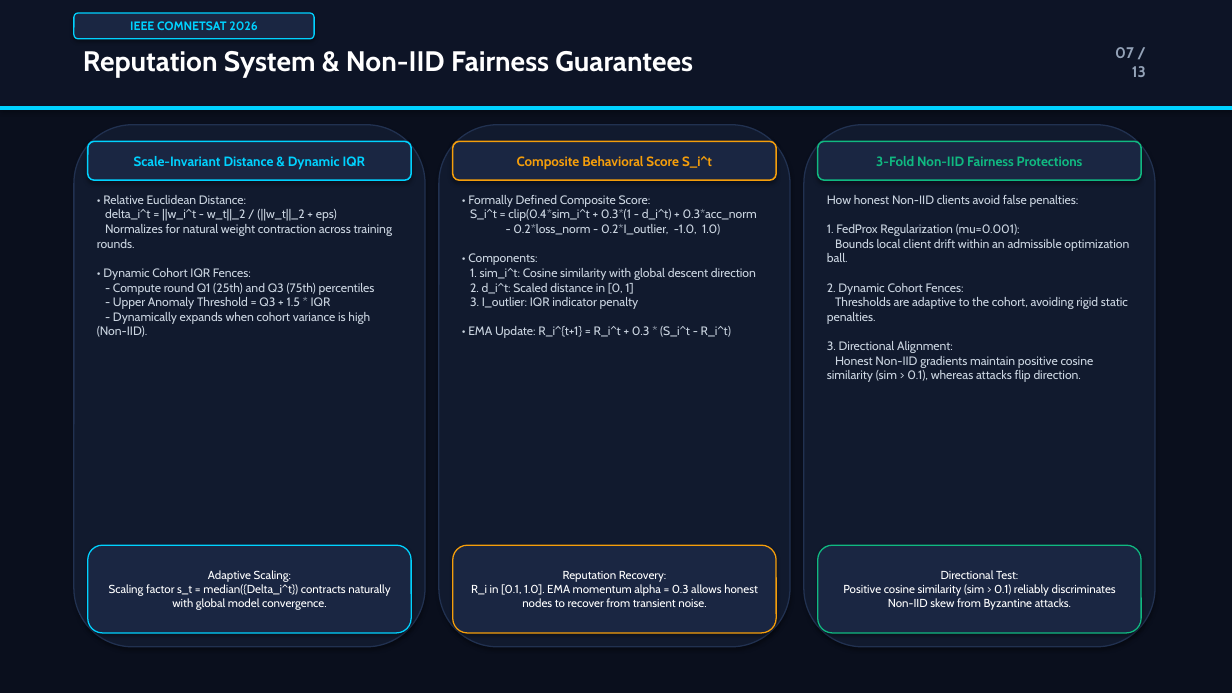
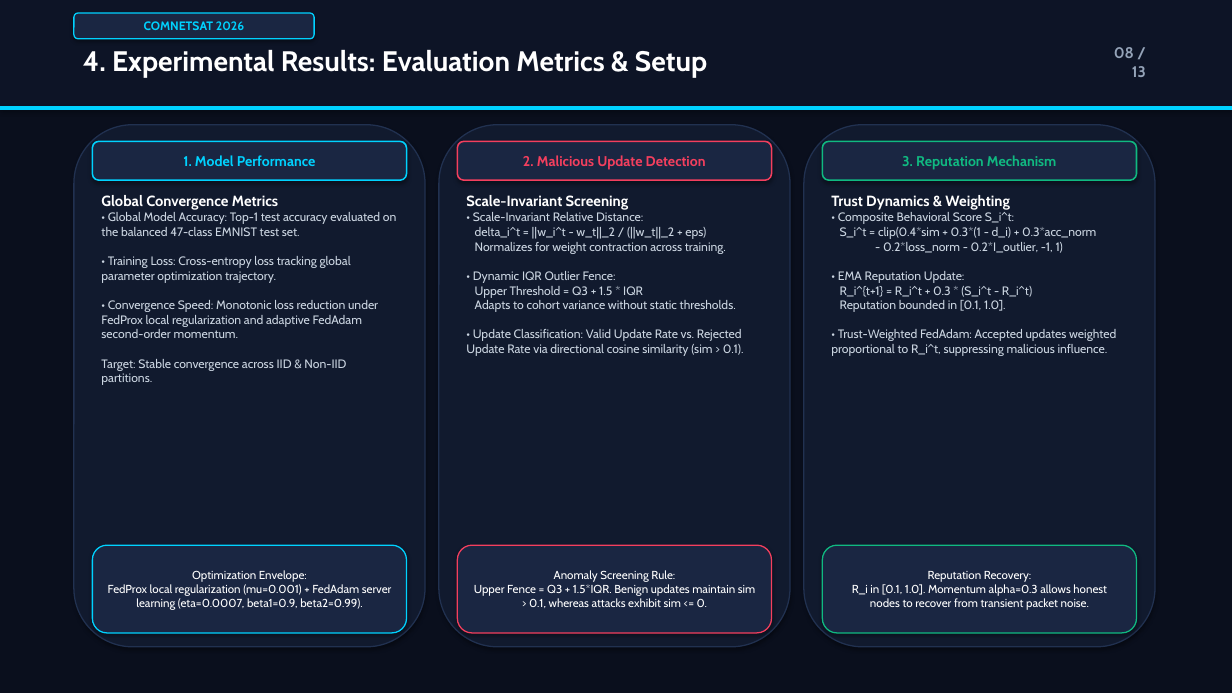
Before and after one commit to Ragingsnake/Project_NT114-main, a slide deck: slide 8 of presentation/ComNetSat2026_Presentation.pptx (slide 7 before the commit). Drawn at 1232x693 pixels with LibreOffice and Linux fonts; fonts in the diff are those of the drawing. Boxes give left, top, right and bottom in pixels: in the first picture for what was removed or moved away, otherwise in the second. Text is boxed around its words. In the diff, an @@ line names an element or a change of style, - is before the commit and + after.

```diff
--- a/presentation/ComNetSat2026_Presentation.pptx
+++ b/presentation/ComNetSat2026_Presentation.pptx
@@ text in rounded rectangle at (144, 21, 244, 30): text changed @@
-IEEE COMNETSAT 2026
+COMNETSAT 2026
@@ text at (83, 50, 707, 77): text changed @@
-Reputation System & Non-IID Fairness Guarantees
+4. Experimental Results: Evaluation Metrics & Setup
@@ text at (1114, 47, 1146, 77): text changed @@
-07 / 13
+08 / 13
@@ rounded rectangle "1. Model Performance": place and size @@
-rounded rectangle "1. Model Performance" at (88, 141, 411, 180)
+rounded rectangle "1. Model Performance" at (92, 141, 407, 180)
@@ rounded rectangle "2. Malicious Update Detection": place and size @@
-rounded rectangle "2. Malicious Update Detection" at (453, 141, 776, 180)
+rounded rectangle "2. Malicious Update Detection" at (457, 141, 772, 180)
@@ rounded rectangle "2. Malicious Update Detection" at (457, 141, 772, 180): outline #F59E0B 1.2 pt to #F43F5E 1.2 pt @@
@@ rounded rectangle "3. Reputation Mechanism": place and size @@
-rounded rectangle "3. Reputation Mechanism" at (818, 141, 1141, 180)
+rounded rectangle "3. Reputation Mechanism" at (823, 141, 1137, 180)
@@ text in rounded rectangle at (183, 155, 316, 166): text changed; size 10.5 to 11 pt @@
-Scale-Invariant Distance & Dynamic IQR
+1. Model Performance
@@ text in rounded rectangle at (523, 155, 706, 170): text changed; size 10.5 to 11 pt; text colour #F59E0B to #F43F5E @@
-Composite Behavioral Score S_i^t
+2. Malicious Update Detection
@@ text in rounded rectangle at (902, 155, 1056, 170): text changed; size 10.5 to 11 pt @@
-3-Fold Non-IID Fairness Protections
+3. Reputation Mechanism
@@ text at (101, 195, 397, 385): text changed @@
-• Relative Euclidean Distance:
-delta_i^t = ||w_i^t - w_t||_2 / (||w_t||_2 + eps)
-Normalizes for natural weight contraction across training rounds.
-• Dynamic Cohort IQR Fences:
-- Compute round Q1 (25th) and Q3 (75th) percentiles
-- Upper Anomaly Threshold = Q3 + 1.5 * IQR
-- Dynamically expands when cohort variance is high (Non-IID).
+Global Convergence Metrics
+• Global Model Accuracy: Top-1 test accuracy evaluated on the balanced 47-class EMNIST test set.
+• Training Loss: Cross-entropy loss tracking global parameter optimization trajectory.
+• Convergence Speed: Monotonic loss reduction under FedProx local regularization and adaptive FedAdam second-order momentum.
+Target: Stable convergence across IID & Non-IID partitions.
@@ text at (466, 195, 744, 356): text changed @@
-• Formally Defined Composite Score:
-S_i^t = clip(0.4*sim_i^t + 0.3*(1 - d_i^t) + 0.3*acc_norm
-- 0.2*loss_norm - 0.2*I_outlier, -1.0, 1.0)
-• Components:
-1. sim_i^t: Cosine similarity with global descent direction
-2. d_i^t: Scaled distance in [0, 1]
-3. I_outlier: IQR indicator penalty
-• EMA Update: R_i^{t+1} = R_i^t + 0.3 * (S_i^t - R_i^t)
+Scale-Invariant Screening
+• Scale-Invariant Relative Distance:
+delta_i^t = ||w_i^t - w_t||_2 / (||w_t||_2 + eps)
+Normalizes for weight contraction across training.
+• Dynamic IQR Outlier Fence:
+Upper Threshold = Q3 + 1.5 * IQR
+Adapts to cohort variance without static thresholds.
+• Update Classification: Valid Update Rate vs. Rejected Update Rate via directional cosine similarity (sim > 0.1).
@@ text at (831, 195, 1116, 356): text changed @@
-How honest Non-IID clients avoid false penalties:
-1. FedProx Regularization (mu=0.001):
-Bounds local client drift within an admissible optimization ball.
-2. Dynamic Cohort Fences:
-Thresholds are adaptive to the cohort, avoiding rigid static penalties.
-3. Directional Alignment:
-Honest Non-IID gradients maintain positive cosine similarity (sim > 0.1), whereas attacks flip direction.
+Trust Dynamics & Weighting
+• Composite Behavioral Score S_i^t:
+S_i^t = clip(0.4*sim + 0.3*(1 - d_i) + 0.3*acc_norm
+- 0.2*loss_norm - 0.2*I_outlier, -1, 1)
+• EMA Reputation Update:
+R_i^{t+1} = R_i^t + 0.3 * (S_i^t - R_i^t)
+Reputation bounded in [0.1, 1.0].
+• Trust-Weighted FedAdam: Accepted updates weighted proportional to R_i^t, suppressing malicious influence.
@@ rounded rectangle "Optimization Envelope: FedProx local regularization ...": place and size @@
-rounded rectangle "Optimization Envelope: FedProx local regularization ..." at (88, 545, 411, 633)
+rounded rectangle "Optimization Envelope: FedProx local regularization ..." at (92, 545, 407, 633)
@@ rounded rectangle "Anomaly Screening Rule: Upper Fence ...": place and size @@
-rounded rectangle "Anomaly Screening Rule: Upper Fence ..." at (453, 545, 776, 633)
+rounded rectangle "Anomaly Screening Rule: Upper Fence ..." at (457, 545, 772, 633)
@@ rounded rectangle "Anomaly Screening Rule: Upper Fence ..." at (457, 545, 772, 633): outline #F59E0B 1 pt to #F43F5E 1 pt @@
@@ rounded rectangle "Reputation Recovery: R_i in [0.1, ...": place and size @@
-rounded rectangle "Reputation Recovery: R_i in [0.1, ..." at (818, 545, 1141, 633)
+rounded rectangle "Reputation Recovery: R_i in [0.1, ..." at (823, 545, 1137, 633)
@@ text in rounded rectangle at (108, 570, 392, 610): text changed @@
-Adaptive Scaling:
-Scaling factor s_t = median({Delta_i^t}) contracts naturally with global model convergence.
+Optimization Envelope:
+FedProx local regularization (mu=0.001) + FedAdam server learning (eta=0.0007, beta1=0.9, beta2=0.99).
@@ text in rounded rectangle at (474, 570, 755, 608): text changed @@
-Reputation Recovery:
-R_i in [0.1, 1.0]. EMA momentum alpha = 0.3 allows honest nodes to recover from transient noise.
+Anomaly Screening Rule:
+Upper Fence = Q3 + 1.5*IQR. Benign updates maintain sim > 0.1, whereas attacks exhibit sim <= 0.
@@ text in rounded rectangle at (852, 571, 1107, 610): text changed @@
-Directional Test:
-Positive cosine similarity (sim > 0.1) reliably discriminates Non-IID skew from Byzantine attacks.
+Reputation Recovery:
+R_i in [0.1, 1.0]. Momentum alpha=0.3 allows honest nodes to recover from transient packet noise.
```
Also in this commit, not shown: 2 other slides changed, 10 slides added, 10 slides removed, 1 other file.
